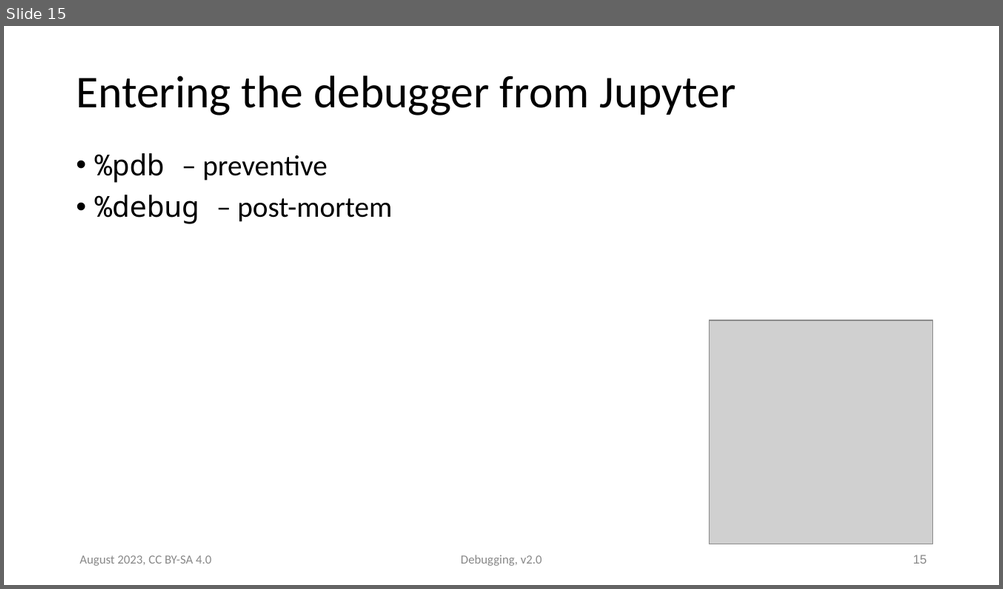
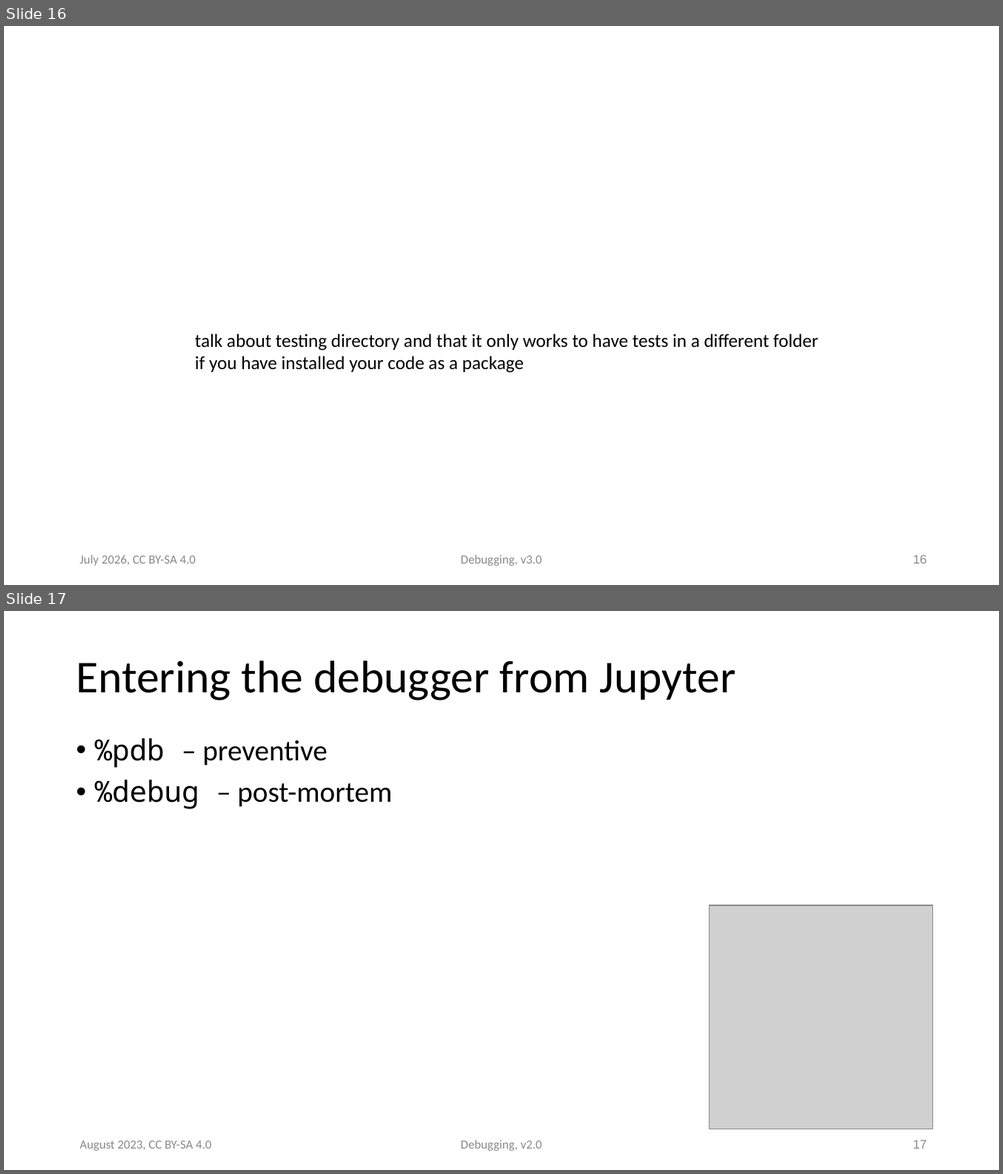
Before and after one commit to ASPP/testing_debugging_profiling, a slide deck: debugging.pptx. Shown one above the other, each under a label of ours: slide 15 before the commit, slides 16 and 17 after it. The pictures are 1003x589 and 1003x1174 pixels, drawn with LibreOffice and Linux fonts; fonts in the diff are those of the drawing; grey boxes stand for pictures. Boxes give left, top, right and bottom in pixels: in the first picture for what was removed or moved away, otherwise in the second. Text is boxed around its words. In the diff, an @@ line names an element or a change of style, - is before the commit and + after.

```diff
--- a/debugging.pptx
+++ b/debugging.pptx
@@ slide 16 added at <box>4,26,999,585</box>, background #FFFFFF @@
@@ text added at <box>195,334,818,373</box>, 18 pt, text #000000 @@
+talk about testing directory and that it only works to have tests in a different folder
+if you have installed your code as a package
@@ text added at <box>79,555,196,566</box>, 12 pt, text #888888 @@
+July 2026, CC BY-SA 4.0
@@ text added at <box>461,555,542,566</box>, 12 pt, text #888888 @@
+Debugging, v3.0
@@ page number added at <box>913,555,927,564</box>, 12 pt, text #888888 @@
+16
@@ what was slide 15 is now slide 17 @@
@@ page number at <box>913,1140,927,1149</box>: text changed @@
-15
+17
```
Also in this commit, not shown: 1 slide changed, 3 other slides added, 14 other files.
